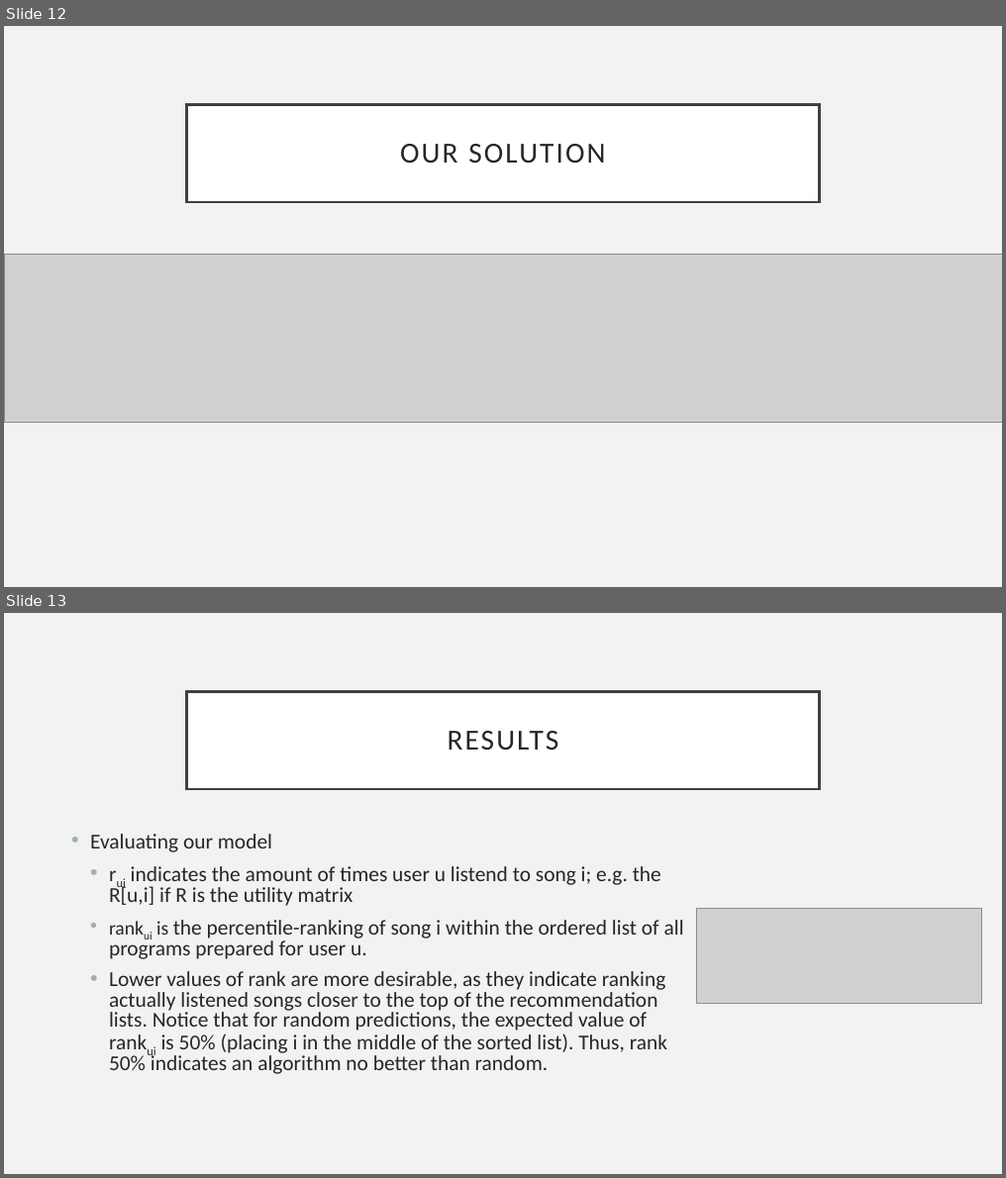
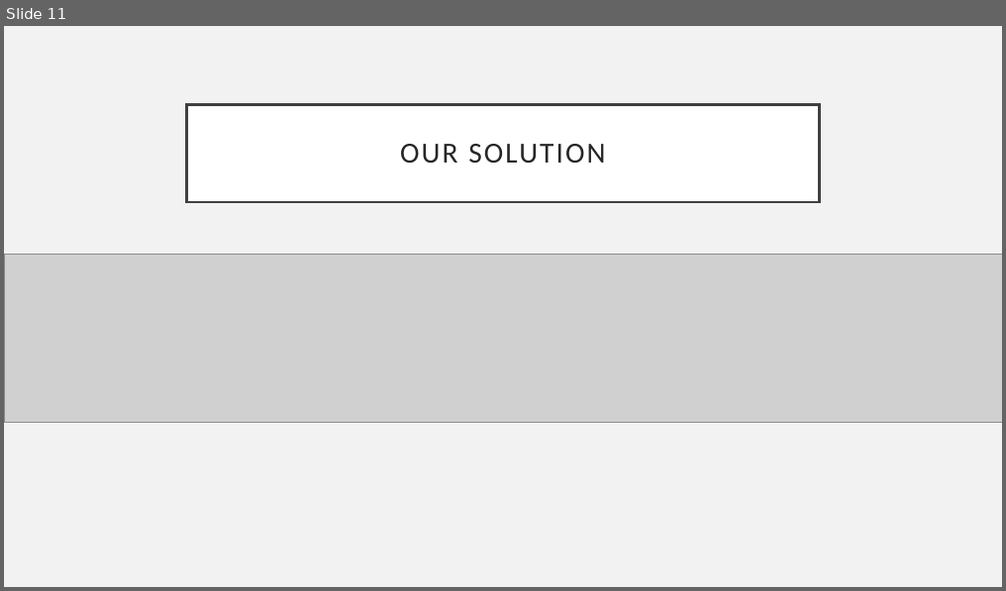
Before and after one commit to alexing/musicmagal, a slide deck: presentation.pptx. Shown one above the other, each under a label of ours: slides 12 and 13 before the commit, slide 11 after it. The pictures are 1006x1178 and 1006x591 pixels, drawn with LibreOffice and Linux fonts; fonts in the diff are those of the drawing; grey boxes stand for pictures. Boxes give left, top, right and bottom in pixels: in the first picture for what was removed or moved away, otherwise in the second. Text is boxed around its words. In the diff, an @@ line names an element or a change of style, - is before the commit and + after.

```diff
--- a/presentation.pptx
+++ b/presentation.pptx
@@ slide 13 removed at (4,613,1002,1174), background #F2F2F2 @@
@@ title removed at (187,691,819,789) @@
-RESULTS
@@ text removed at (90,834,684,1074) @@
-• Evaluating our model
-  • rui indicates the amount of times user u listend to song i; e.g. the R[u,i] if R is the utility matrix
-  • rankui is the percentile-ranking of song i within the ordered list of all programs prepared for user u.
-  • Lower values of rank are more desirable, as they indicate ranking actually listened songs closer to the top of the recommendation lists. Notice that for random predictions, the expected value of rankui is 50% (placing i in the middle of the sorted list). Thus, rank 50% indicates an algorithm no better than random.
@@ picture removed at (697,908,982,1004) @@
@@ what was slide 12 is now slide 11 @@
```
Also in this commit, not shown: 1 slide added, 1 other slide removed, 1 other file.
